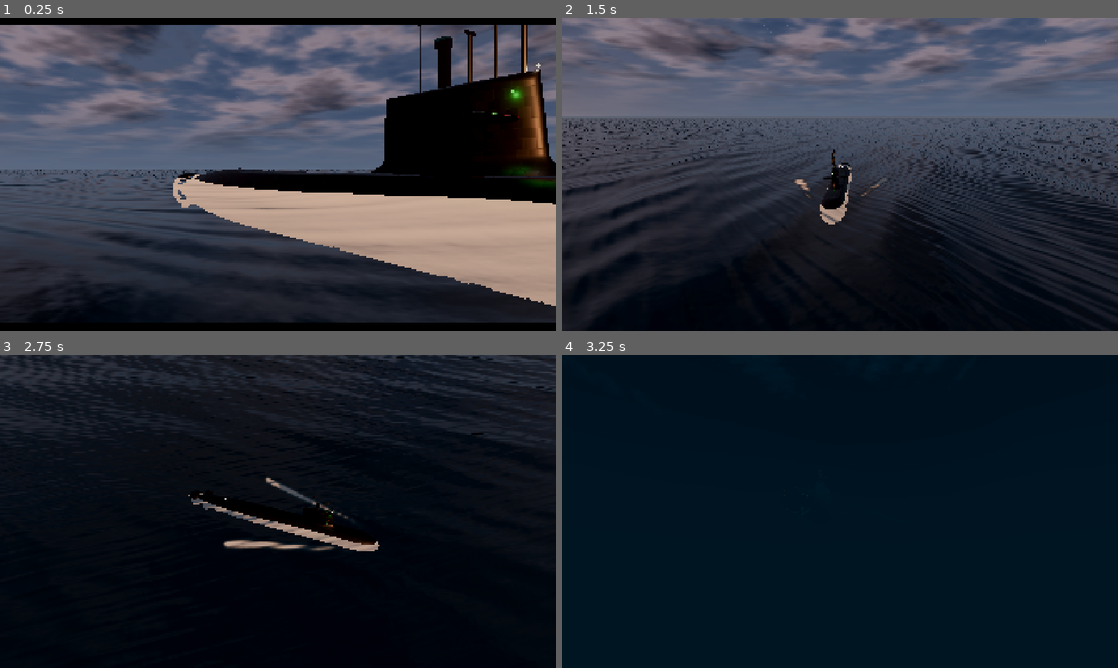
Above: before the commit, frames 1-4 (two rows, left to right).
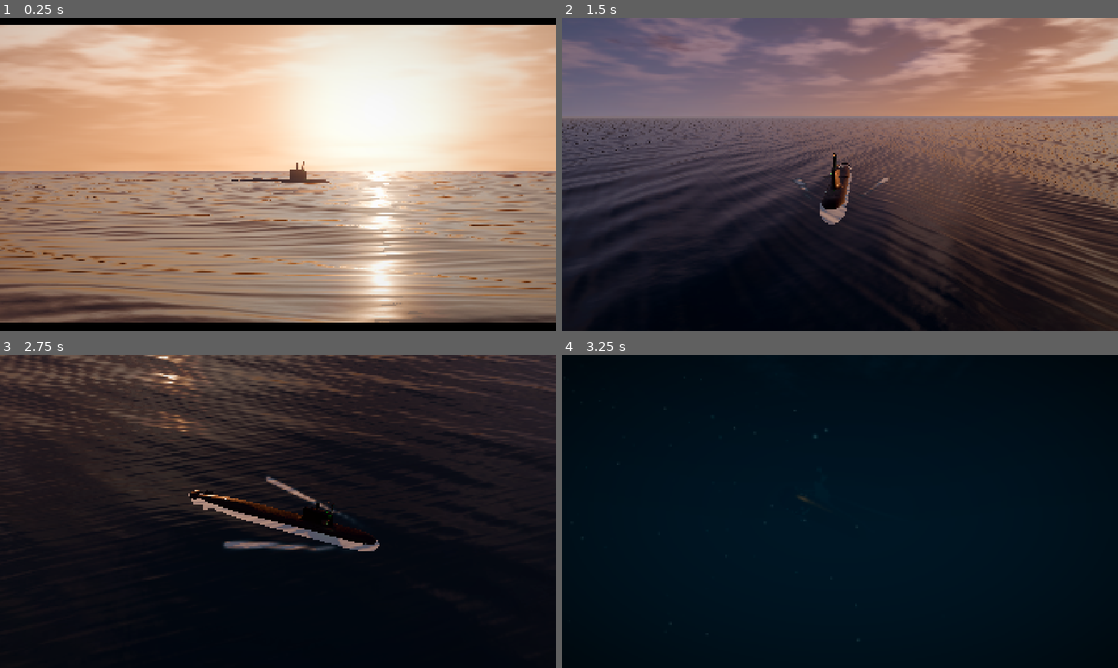
Above: after the commit, the same moments.

Repository: crosenlund79/WolfOfTheDeep
Game: Godot game, scene res://scenes/main.tscn
The game is run twice, just before and just after one commit, with the same random seed, the same clock (stepped at 60 frames per second) and the same inputs.
Inputs (mouse positions are in pixels of both pictures, inside the frame that each line leads up to):
- Up to frame 1 (0.25 s): no input
- Up to frame 2 (1.5 s): tap Enter at 0.5 s; move the mouse to (962, 158) at 0.52 s; hold D 0.53-1.25 s; tap R at 0.6 s; click (962, 158) at 0.67 s; tap Space at 0.77 s; drag from (728, 190) to (812, 237) at 1.27 s
- Up to frame 3 (2.75 s): move the mouse to (333, 442) at 2.02 s; hold D from 2.03 s (still down); tap 2 at 2.1 s; click (333, 442) at 2.17 s
- Up to frame 4 (3.25 s): release D at 2.75 s; drag from (812, 574) to (673, 464) at 2.77 s

The runs differ from the first frame. In frame 1, 89% of the frame differs, in the area x 0-100%, y 2-98%; in frame 2, 52%; in frame 3, 25%; in frame 4, less than 0.1%.

Commit message:
Visual Prototype 001: opening shot, lens FX, marine snow, clickable room, F9 mode
- Opens at golden hour on a long-lens shot with the boat in the glitter path.
- Exterior lens: rain beads and runs in the gale; wobble underwater.
- Drifting particles underwater; frigate passes closer for scale.
- Control room screens light up under the pointer and open their station.
- F9 performance mode (no MSAA/SSAO, FSR 0.75, shorter shadows).
- Soft broken foam ring after an emergency-blow breach.

Checks: headless launch clean.

Co-Authored-By: Claude Opus 5.5 <noreply@anthropic.com>
Claude-Session: https://claude.ai/code/session_01HoR6KCVLRBzm8qVL5g4UQt

Diff:
--- a/src/cameras/camera_rig.gd
+++ b/src/cameras/camera_rig.gd
@@ -36,7 +36,9 @@
 var _seed := 0.0
 var _cuts_enabled := true
 
-const SHOTS := ["waterline_track", "high_orbit", "bow_on_low", "sail_close", "underwater_pass", "wide_establish", "stern_quarter"]
+const SHOTS := ["wide_establish", "sail_close", "waterline_track", "high_orbit", "bow_on_low", "underwater_pass", "stern_quarter"]
+
+var sun_dir := Vector3(0.0, 0.3, -1.0)
 
 var _attrs: CameraAttributesPractical
 
@@ -228,8 +230,10 @@
 			look = s + up * 6.0 + fwd * lerpf(14.0, -14.0, u)
 			fov = 62.0
 		"wide_establish":
-			var a3 := _seed + u * 0.25
-			pos = s + Vector3(cos(a3), 0.0, sin(a3)) * 520.0
+			# Long lens from down-sun: the boat sits in the sun's glitter path.
+			var away := -Vector3(sun_dir.x, 0.0, sun_dir.z).normalized()
+			var side := Vector3(-away.z, 0.0, away.x)
+			pos = s + away * 560.0 + side * lerpf(-60.0, 60.0, u)
 			pos.y = (ocean.height_at(pos.x, pos.z) if ocean else 0.0) + 7.0
 			look = s + up * 6.0
 			fov = 18.0
--- a/src/command_room/command_room.gd
+++ b/src/command_room/command_room.gd
@@ -3,6 +3,8 @@
 ## A small, atmospheric control room built from primitives. Its screens show
 ## live feeds: the optronic mast camera and the sonar console render into
 ## SubViewports. The room lives on render layer 2, far below the ocean.
+
+signal station_selected(kind: String)
 
 const LAYER := 1 << 1
 const ORIGIN := Vector3(0.0, -5000.0, 0.0)
@@ -135,7 +137,29 @@
 	if event is InputEventKey and event.pressed and not event.echo and (event as InputEventKey).keycode == KEY_R:
 		rig_for_red = not rig_for_red
 		return true
+	if event is InputEventMouseButton and event.pressed and (event as InputEventMouseButton).button_index == MOUSE_BUTTON_LEFT:
+		var s := _hovered()
+		if not s.is_empty() and String(s[1]) in ["feed", "sonar", "ctrl"]:
+			station_selected.emit(String(s[1]))
+			return true
 	return false
+
+
+## The screen under the mouse pointer, if any (within a small angle).
+func _hovered() -> Array:
+	var m := get_viewport().get_mouse_position()
+	var dir := camera.project_ray_normal(m)
+	var origin := camera.global_position
+	var best: Array = []
+	var best_a := 0.09
+	for s in _screens:
+		var mi: MeshInstance3D = s[2]
+		var to := (mi.global_position - origin).normalized()
+		var a := dir.angle_to(to)
+		if a < best_a:
+			best_a = a
+			best = s
+	return best
 
 
 func advance(dt: float) -> void:
@@ -170,6 +194,10 @@
 		_feed_cam.global_transform = Transform3D(Basis.looking_at(dir, Vector3.UP), head)
 	if _ctrl:
 		_ctrl.queue_redraw()
+	var hov := _hovered()
+	for s in _screens:
+		var lit: bool = not hov.is_empty() and s == hov and String(s[1]) in ["feed", "sonar", "ctrl"]
+		(s[0] as ShaderMaterial).set_shader_parameter("brightness", 2.4 if lit else 1.6)
 
 
 # --- construction -----------------------------------------------------------
@@ -226,7 +254,7 @@
 	mi.layers = LAYER
 	mi.cast_shadow = GeometryInstance3D.SHADOW_CASTING_SETTING_OFF
 	_room.add_child(mi)
-	_screens.append([mat, kind])
+	_screens.append([mat, kind, mi])
 	# Screen glow onto the surroundings.
 	var l := OmniLight3D.new()
 	l.light_color = tint.lerp(Color(0.5, 0.8, 1.0), 0.5)
--- a/src/environment/weather.gd
+++ b/src/environment/weather.gd
@@ -216,8 +216,9 @@
 	_rain.amount_ratio = clampf(float(current["rain"]), 0.0, 1.0)
 
 
-func sun_direction() -> Vector3:
-	return -sun.global_transform.basis.z
+## Unit vector pointing from the scene toward the sun (or the moon at night).
+func to_sun() -> Vector3:
+	return sun.global_transform.basis.z
 
 
 func _apply() -> void:
--- /dev/null
+++ b/src/fx/foam_burst.gdshader
@@ -0,0 +1,28 @@
+// Foam burst drawn into the wake map: a soft, broken ring of churned water.
+shader_type spatial;
+render_mode unshaded, blend_add, depth_test_disabled, depth_draw_never, cull_disabled;
+
+uniform float strength = 1.0;
+uniform float seed = 0.0;
+
+float hash(vec2 p) {
+	return fract(sin(dot(p, vec2(127.1, 311.7))) * 43758.5453);
+}
+
+float vnoise(vec2 p) {
+	vec2 i = floor(p);
+	vec2 f = fract(p);
+	f = f * f * (3.0 - 2.0 * f);
+	return mix(mix(hash(i), hash(i + vec2(1, 0)), f.x), mix(hash(i + vec2(0, 1)), hash(i + vec2(1, 1)), f.x), f.y);
+}
+
+void fragment() {
+	vec2 c = UV * 2.0 - 1.0;
+	float d = length(c);
+	float ang = atan(c.y, c.x);
+	float n = vnoise(vec2(ang * 3.0 + seed, d * 6.0)) * 0.6 + vnoise(c * 9.0 + seed) * 0.4;
+	float edge = 0.75 + n * 0.25;
+	float ring = smoothstep(edge, edge - 0.35, d) * (0.35 + 0.65 * smoothstep(0.1, 0.6, d));
+	float foam = ring * (0.4 + 0.6 * n) * strength;
+	ALBEDO = vec3(foam * 0.7, foam, 0.0);
+}
--- /dev/null
+++ b/src/fx/lens_fx.gdshader
@@ -0,0 +1,54 @@
+// Exterior camera lens: rain beading and running on the glass in heavy
+// weather, and a gentle refractive wobble with darker edges underwater.
+shader_type canvas_item;
+
+uniform sampler2D screen_tex : hint_screen_texture, filter_linear_mipmap;
+uniform float rain = 0.0;
+uniform float underwater = 0.0;
+uniform float time = 0.0;
+uniform vec2 resolution = vec2(1920.0, 1080.0);
+
+float hash(vec2 p) {
+	vec3 p3 = fract(vec3(p.xyx) * 0.1031);
+	p3 += dot(p3, p3.yzx + 33.33);
+	return fract((p3.x + p3.y) * p3.z);
+}
+
+// One layer of droplets; some slide down leaving a faint trail.
+vec3 drop_layer(vec2 uv, float scale, float t, float seed) {
+	vec2 aspect = vec2(resolution.x / resolution.y, 1.0);
+	vec2 g = uv * aspect * scale;
+	vec2 id = floor(g);
+	float h = hash(id + seed);
+	float slide = step(0.75, h) * fract(t * (0.08 + h * 0.15) + h);
+	vec2 f = fract(g) - 0.5;
+	vec2 c = vec2(hash(id + 3.7 + seed) - 0.5, hash(id + 9.1 + seed) - 0.5) * 0.5;
+	c.y += slide * 0.9 - 0.45 * step(0.75, h);
+	float r = 0.08 + 0.12 * hash(id + 5.3 + seed);
+	vec2 d = f - c;
+	float m = smoothstep(r, r * 0.55, length(d * vec2(1.0, 0.85)));
+	float life = smoothstep(0.0, 0.2, fract(t * 0.05 + h * 7.0)) * step(0.35, hash(id + 1.1 + seed));
+	float trail = smoothstep(0.04, 0.0, abs(d.x)) * smoothstep(0.0, 0.3, d.y) * smoothstep(0.6, 0.0, d.y) * step(0.75, h) * 0.3;
+	return vec3(d * m * life, max(m * life, trail));
+}
+
+void fragment() {
+	vec2 uv = SCREEN_UV;
+	vec2 off = vec2(0.0);
+	float wet = 0.0;
+	if (rain > 0.001) {
+		vec3 a = drop_layer(uv, 7.0, time, 0.0);
+		vec3 b = drop_layer(uv, 13.0, time * 1.3, 17.0);
+		off += (a.xy * 0.09 + b.xy * 0.05) * rain;
+		wet = max(a.z, b.z * 0.7) * rain;
+	}
+	if (underwater > 0.001) {
+		off += vec2(sin(uv.y * 22.0 + time * 1.4), cos(uv.x * 18.0 + time * 1.1)) * 0.0022 * underwater;
+	}
+	vec3 col = textureLod(screen_tex, uv + off, wet * 1.5).rgb;
+	col = mix(col, col * 1.08 + vec3(0.02), wet * 0.4);
+	vec2 c = uv - 0.5;
+	float vig = 1.0 - dot(c, c) * (0.35 + underwater * 0.9);
+	col *= vig;
+	COLOR = vec4(col, 1.0);
+}
--- a/src/main/main.gd
+++ b/src/main/main.gd
@@ -27,6 +27,12 @@
 var _capture: Array = []
 var _capture_frames := 0
 var _capture_dir := ""
+var _lens: ColorRect
+var _lens_mat: ShaderMaterial
+var _snow: GPUParticles3D
+var _lens_rain := 0.0
+var _time := 0.0
+var _performance := false
 
 
 func _ready() -> void:
@@ -94,6 +100,15 @@
 	var ui := CanvasLayer.new()
 	ui.name = "UI"
 	add_child(ui)
+	_lens = ColorRect.new()
+	_lens.set_anchors_preset(Control.PRESET_FULL_RECT)
+	_lens.mouse_filter = Control.MOUSE_FILTER_IGNORE
+	_lens_mat = ShaderMaterial.new()
+	_lens_mat.shader = load("res://src/fx/lens_fx.gdshader")
+	_lens.material = _lens_mat
+	ui.add_child(_lens)
+	_snow = _make_marine_snow()
+	add_child(_snow)
 	periscope_ui = PeriscopeOverlay.new()
 	periscope_ui.sub = sub
 	periscope_ui.rig = rig
@@ -110,16 +125,28 @@
 	ui.add_child(hud)
 
 	room.setup_screens(rig, ocean, ships)
+	room.station_selected.connect(_on_station_selected)
 
 	weather.preset_changed.connect(func(l: String) -> void: hud.toast(l))
 	sub.depth_mode_changed.connect(func(l: String) -> void: hud.toast("DIVING OFFICER:  " + l))
 
 	_parse_args()
 	if _capture.is_empty():
+		weather.set_preset("golden", true)
 		set_view(View.CINEMATIC)
+		rig.set_shot(0)
 		hud.play_title()
 	sonar_ui.prefill.call_deferred()
 	room.prefill_sonar.call_deferred()
+
+
+func _on_station_selected(kind: String) -> void:
+	if kind == "feed":
+		set_view(View.PERISCOPE)
+	elif kind == "sonar":
+		set_view(View.SONAR)
+	else:
+		set_view(View.EXTERIOR)
 
 
 func _on_breach(strength: float) -> void:
@@ -127,17 +154,13 @@
 	audio.splash(strength)
 	# A ring of churned white water left on the surface.
 	var disc := MeshInstance3D.new()
-	var cm := CylinderMesh.new()
-	cm.top_radius = 30.0 * strength
-	cm.bottom_radius = 30.0 * strength
-	cm.height = 0.1
-	disc.mesh = cm
-	var mat := StandardMaterial3D.new()
-	mat.shading_mode = BaseMaterial3D.SHADING_MODE_UNSHADED
-	mat.blend_mode = BaseMaterial3D.BLEND_MODE_ADD
-	mat.transparency = BaseMaterial3D.TRANSPARENCY_ALPHA
-	mat.albedo_color = Color(0.9, 1.0, 0.0)
-	mat.no_depth_test = true
+	var pm := PlaneMesh.new()
+	pm.size = Vector2(90.0, 90.0) * strength
+	disc.mesh = pm
+	var mat := ShaderMaterial.new()
+	mat.shader = load("res://src/fx/foam_burst.gdshader")
+	mat.set_shader_parameter("seed", randf() * 50.0)
+	mat.set_shader_parameter("strength", 0.85)
 	disc.material_override = mat
 	disc.layers = WakeTrail.LAYER
 	disc.top_level = true
@@ -145,7 +168,7 @@
 	var bow := sub.to_global(Vector3(0, 0, -20.0))
 	disc.global_position = Vector3(bow.x, 0.0, bow.z)
 	var tw := create_tween()
-	tw.tween_property(mat, "albedo_color", Color(0.0, 0.0, 0.0), 30.0)
+	tw.tween_method(func(v: float) -> void: mat.set_shader_parameter("strength", v), 0.85, 0.0, 35.0)
 	tw.tween_callback(disc.queue_free)
 
 
@@ -162,7 +185,7 @@
 	frigate.ocean = ocean
 	frigate.name = "Frigate"
 	add_child(frigate)
-	frigate.place(sub.position + Vector3(2600.0, 0.0, -2900.0), deg_to_rad(250.0), 17.0)
+	frigate.place(sub.position + Vector3(1900.0, 0.0, -1300.0), deg_to_rad(262.0), 16.0)
 	ships.append(frigate)
 
 
@@ -174,6 +197,7 @@
 	for s in ships:
 		(s as SurfaceShip).advance(dt, sub.position)
 		(s as SurfaceShip).set_night(night)
+	rig.sun_dir = weather.to_sun()
 	rig.advance(dt)
 	_update_focus()
 	_update_wakes(dt)
@@ -232,6 +256,62 @@
 	var below := d > 0.05 and view != View.COMMAND_ROOM and view != View.SONAR
 	weather.set_underwater(below, maxf(d, 0.0))
 	periscope_ui.mast_submerged = d
+	# Lens effects for the exterior cameras only.
+	var outside := view == View.EXTERIOR or view == View.CINEMATIC
+	_time += get_process_delta_time()
+	var want_rain := float(weather.current.get("rain", 0.0)) if (outside and not below) else 0.0
+	_lens_rain = move_toward(_lens_rain, want_rain, get_process_delta_time() * (0.15 if want_rain > _lens_rain else 0.5))
+	_lens.visible = outside
+	_lens_mat.set_shader_parameter("rain", _lens_rain)
+	_lens_mat.set_shader_parameter("underwater", 1.0 if below else 0.0)
+	_lens_mat.set_shader_parameter("time", _time)
+	_lens_mat.set_shader_parameter("resolution", get_viewport().get_visible_rect().size)
+	_snow.emitting = below
+	if below:
+		_snow.global_position = rig.camera.global_position
+		(_snow.draw_pass_1.surface_get_material(0) as ShaderMaterial).set_shader_parameter("light_level", 0.25 + float(weather.current.get("light_level", 1.0)) * 0.6)
+
+
+## F9: a lighter path for weaker GPUs (no MSAA / SSAO, FSR upscaling, shorter shadows).
+func _apply_quality() -> void:
+	var vp := get_viewport()
+	vp.msaa_3d = Viewport.MSAA_DISABLED if _performance else Viewport.MSAA_4X
+	vp.screen_space_aa = Viewport.SCREEN_SPACE_AA_FXAA if _performance else Viewport.SCREEN_SPACE_AA_DISABLED
+	vp.scaling_3d_mode = Viewport.SCALING_3D_MODE_FSR if _performance else Viewport.SCALING_3D_MODE_BILINEAR
+	vp.scaling_3d_scale = 0.75 if _performance else 1.0
+	weather.env.ssao_enabled = not _performance
+	weather.sun.directional_shadow_max_distance = 220.0 if _performance else 450.0
+
+
+func _make_marine_snow() -> GPUParticles3D:
+	var p := GPUParticles3D.new()
+	p.name = "MarineSnow"
+	p.amount = 2500
+	p.lifetime = 9.0
+	p.preprocess = 9.0
+	p.local_coords = false
+	p.visibility_aabb = AABB(Vector3(-40, -40, -40), Vector3(80, 80, 80))
+	p.cast_shadow = GeometryInstance3D.SHADOW_CASTING_SETTING_OFF
+	var pm := ParticleProcessMaterial.new()
+	pm.emission_shape = ParticleProcessMaterial.EMISSION_SHAPE_BOX
+	pm.emission_box_extents = Vector3(22, 14, 22)
+	pm.direction = Vector3(0.2, -0.3, 0.1)
+	pm.spread = 180.0
+	pm.initial_velocity_min = 0.05
+	pm.initial_velocity_max = 0.35
+	pm.gravity = Vector3(0, -0.04, 0)
+	pm.scale_min = 0.03
+	pm.scale_max = 0.11
+	p.process_material = pm
+	var q := QuadMesh.new()
+	q.size = Vector2(1.0, 1.0)
+	var mat := ShaderMaterial.new()
+	mat.shader = load("res://src/fx/soft_particle.gdshader")
+	mat.set_shader_parameter("tint", Color(0.75, 0.9, 0.9, 0.55))
+	q.material = mat
+	p.draw_pass_1 = q
+	p.emitting = false
+	return p
 
 
 func set_view(v: View) -> void:
@@ -333,6 +413,10 @@
 			hud.toggle_help()
 		KEY_U:
 			hud.visible = not hud.visible
+		KEY_F9:
+			_performance = not _performance
+			_apply_quality()
+			hud.toast("GRAPHICS:  " + ("PERFORMANCE" if _performance else "HIGH QUALITY"))
 		KEY_F11:
 			var w := get_window()
 			w.mode = Window.MODE_WINDOWED if w.mode == Window.MODE_FULLSCREEN or w.mode == Window.MODE_EXCLUSIVE_FULLSCREEN else Window.MODE_FULLSCREEN
--- a/src/ocean/wake_trail.gd
+++ b/src/ocean/wake_trail.gd
@@ -47,8 +47,6 @@
 	if _pts.is_empty() or _pts[0].distance_to(p) > spacing:
 		_pts.insert(0, p)
 		_ages.insert(0, _time)
-	else:
-		_pts[0] = _pts[0] * 0.0 + _pts[0]
 	while _pts.size() > max_points or (_ages.size() > 2 and _time - _ages[_ages.size() - 1] > max_age):
 		_pts.pop_back()
 		_ages.pop_back()
--- a/src/ui/hud.gd
+++ b/src/ui/hud.gd
@@ -136,7 +136,8 @@
              Z  dive one step     X  rise one step     B  emergency blow
 WEATHER      F1 Atlantic dawn   F2 Clear   F3 Golden hour
              F4 Gale            F5 Moonlit night       N  next
-DISPLAY      U  hide interface   F11  fullscreen   Esc  pause / quit
+DISPLAY      U  hide interface   F9  performance mode   F11  fullscreen
+             Esc  pause / quit
 
 Everything you see is staged: there is no simulation behind it yet."""
 	var l := UiStyle.label(txt, 14, UiStyle.WHITE, UiStyle.mono())
Not shown, changed: docs/VISUAL_PROTOTYPE_001.md
